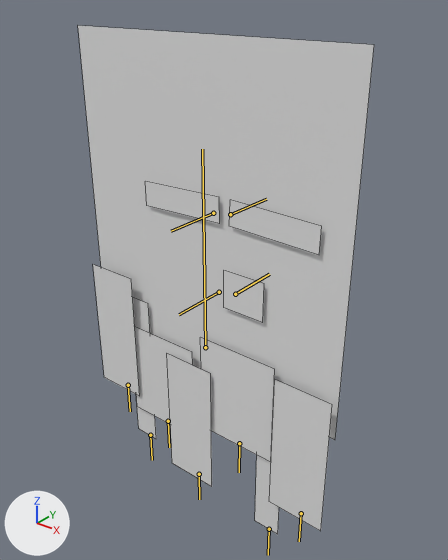
The Blender file Finger Guns/Assets/Art/Enemies/GhostyBoi/GhostyBoi.blend as it was, and as the next commit left it.
One viewpoint serves both versions: a 50 mm camera at (1.07, -1.248, 1.674) aimed at (0.025, 0.059, 0.864). The lights are fixed; the arrows at lower left show +X, +Y and +Z. The bones that bend it are drawn over the model as lines. Mesh edges are drawn as thin lines.

Names of what the first picture shows: 'GhostyBoi'.
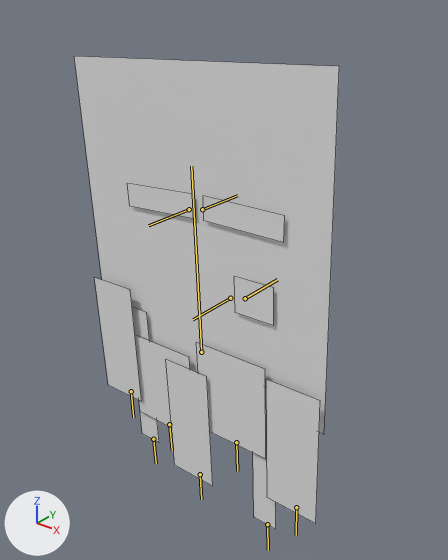
The newer file adds an action. The first version stands in its rest pose; the second is drawn at frame 5 of the action 'Take Damage'.

What differs and where, as boxes (x1, y1, x2, y2) in the pictures (448 x 560 px):
'GhostyBoi', posed (10% narrower, 7% shorter): before (78, 26, 374, 534); after (74, 56, 339, 529)
bone 'Head', root to tip: before (205, 347) to (202, 149); after (201, 352) to (191, 166)
bone 'Eyes_Main', root to tip: before (230, 214) to (266, 199); after (202, 209) to (237, 195)
bone 'Mouth_Main', root to tip: before (235, 294) to (269, 274); after (245, 298) to (277, 279)
bone 'Eyes_Closed', root to tip: before (213, 213) to (171, 231); after (189, 209) to (148, 225)
bone 'Mouth_Tiny', root to tip: before (219, 292) to (179, 314); after (230, 298) to (193, 319)

The edits, one by one:
Bone 'Head' (bone_head) moves from (0.0, 0.0, 0.0) to (0.017, -0.023, 0.0).
Bone 'Head' (bone_head) turns from (0, 0, 0) to (0, 0, -2) degrees about its own x, y and z.
Bone 'Head' (bone_head) is rescaled from (1.0, 1.0, 1.0) to (0.95, 0.95, 0.95).
Bone 'Eyes_Main' (bone_eyes_main) moves from (0.0, 0.0, 0.0) to (0.062, 0.0, -0.039).
Bone 'Mouth_Main' (bone_mouth_main) moves from (0.0, 0.0, 0.0) to (-0.07, 0.0, -0.024).
Bone 'Eyes_Closed' (bone_eyes_closed) moves from (0.0, 0.0, 0.0) to (0.038, 0.0, -0.053).
Bone 'Mouth_Tiny' (bone_mouth_tiny) moves from (0.0, 0.0, 0.0) to (0.024, 0.0, 0.075).
